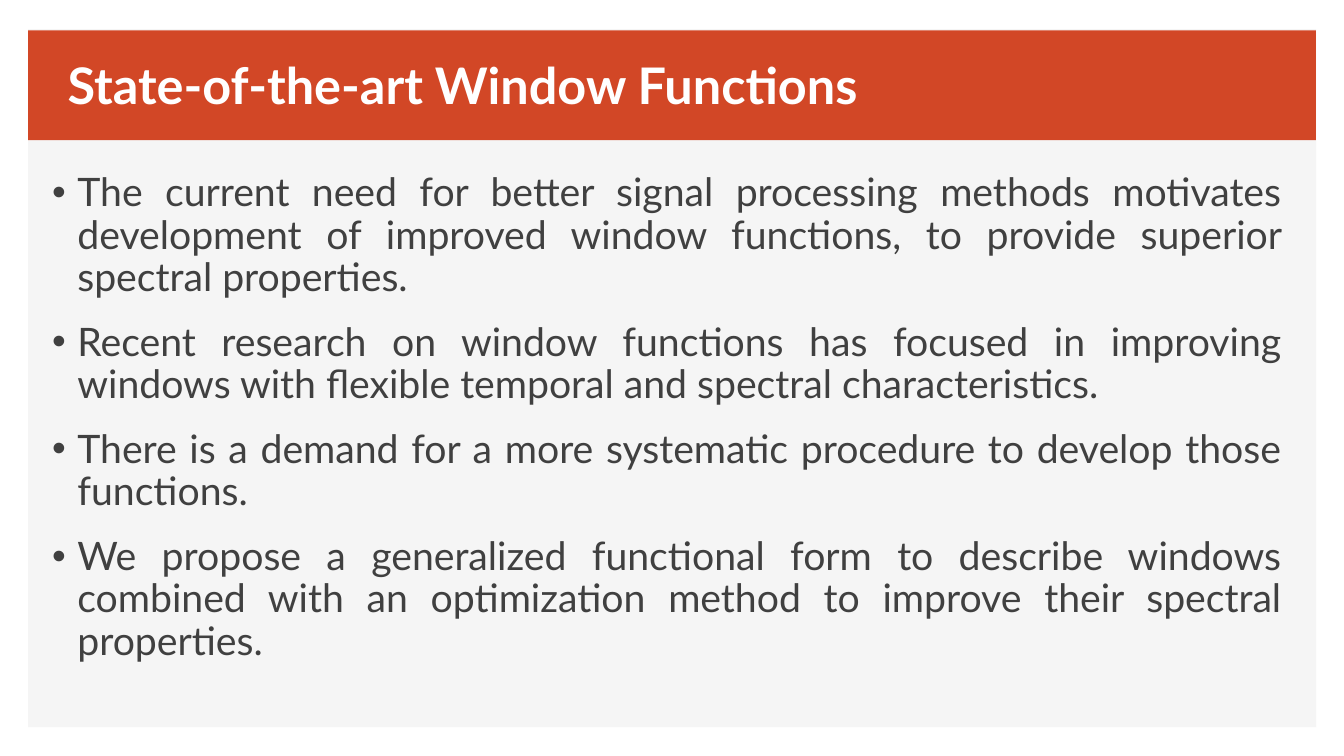
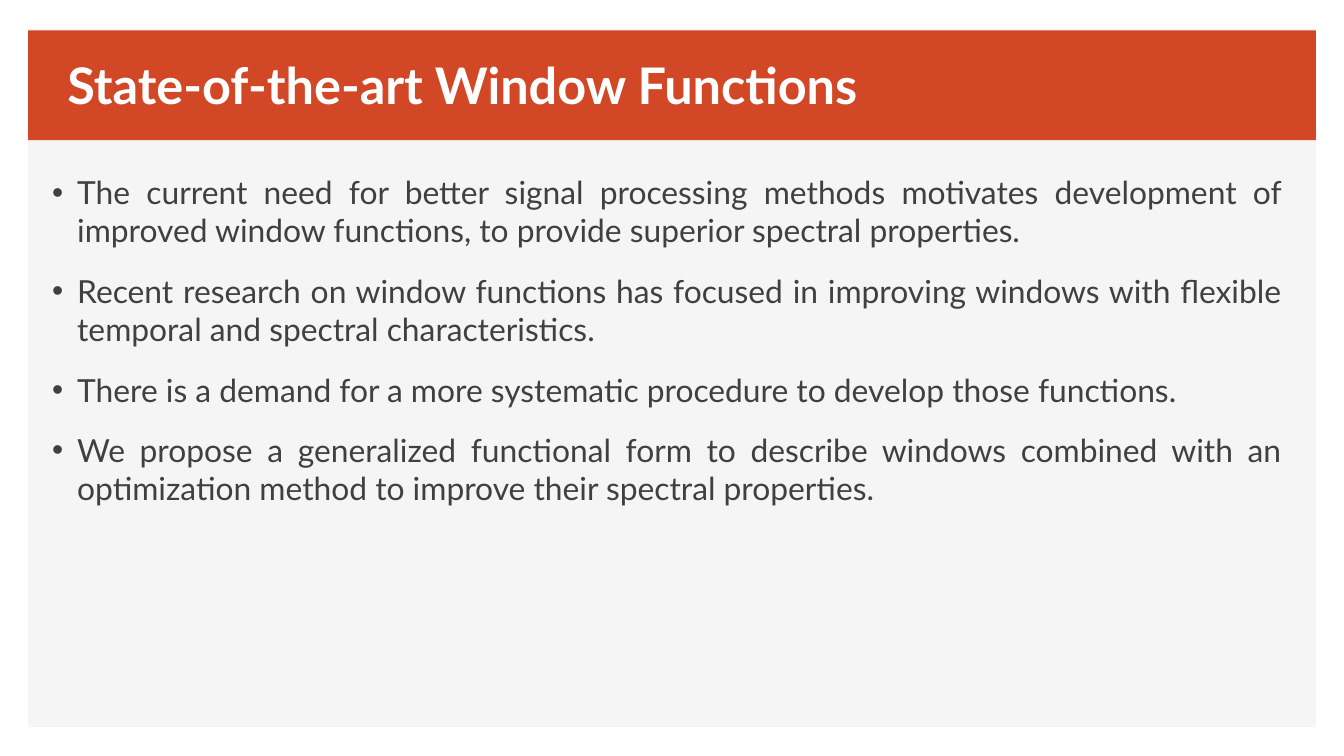
Before and after one commit to EmbDSP/GAP, a slide deck: slide 4 of GAP_Window.pptx. Drawn at 1344x756 pixels with LibreOffice and Linux fonts; fonts in the diff are those of the drawing. Boxes give left, top, right and bottom in pixels: in the first picture for what was removed or moved away, otherwise in the second. Text is boxed around its words. In the diff, an @@ line names an element or a change of style, - is before the commit and + after.

```diff
--- a/GAP_Window.pptx
+++ b/GAP_Window.pptx
@@ text "The current need for better ..." at bbox=[77, 180, 1282, 506]: size 28 to 22.7 pt; line spacing 0.9 to 1 @@
```
Also in this commit, not shown: 3 other slides changed, 1 slide added, 1 other file.
